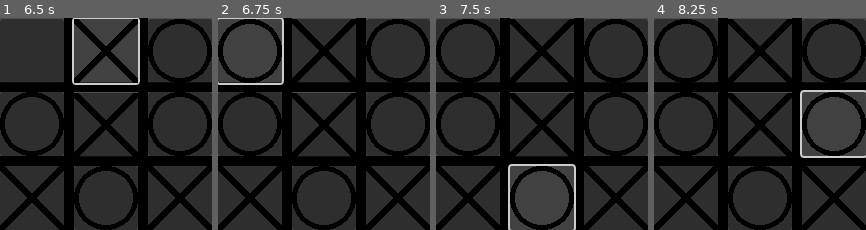
Above: before the commit, frames 1-4 (left to right).
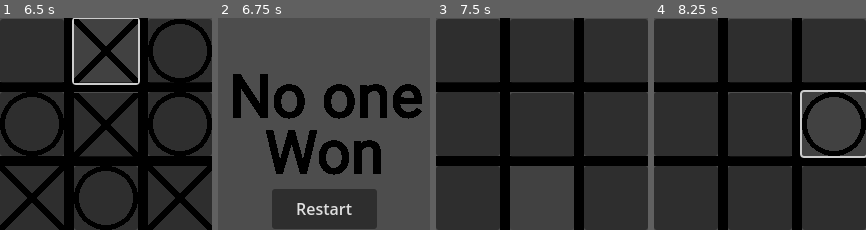
Above: after the commit, the same moments.

Repository: Kronicaler/Tic-Tac-Toe
Game: Godot game, scene res://node_2d.tscn
Same seed, same stepped clock (60 frames per second), same inputs: the game is played once before the commit and once after it.
Inputs (mouse positions are in pixels of both pictures, inside the frame that each line leads up to):
- Up to frame 1 (6.5 s): click (180, 124) at 0.5 s; click (106, 124) at 1.25 s; click (31, 124) at 2 s; click (180, 198) at 2.75 s; click (106, 198) at 3.5 s; click (31, 198) at 4.25 s; click (180, 51) at 5 s; click (106, 51) at 5.75 s
- Up to frame 2 (6.75 s): click (249, 51) at 6.5 s
- Up to frame 3 (7.5 s): click (542, 208) at 7.25 s, where only the run after the commit has a clickable "Restart"
- Up to frame 4 (8.25 s): click (834, 124) at 8 s

Frame 1 is identical in both runs. In frame 2, 81% of the frame differs, in the area x 0-100%, y 0-100%; in frame 3, 21%; in frame 4, 18%.

Commit message:
Fix ties

Diff:
--- a/board.gd
+++ b/board.gd
@@ -1,6 +1,6 @@
 extends Sprite2D
 
-enum State {circle, cross}
+enum State {circle, cross, none}
 
 var currently_playing: State = State.circle
 signal playing_signal(player: State)
@@ -25,9 +25,12 @@
 var top_left = $top_left
 
 func _ready():
+	for node in get_tree().get_nodes_in_group("board_tile"):
+		node.empty_pressed.connect(_on_empty_button_pressed)
+
 	playing_signal.emit(currently_playing)
 
-func _on_button_pressed() -> void:
+func _on_empty_button_pressed() -> void:
 	match currently_playing:
 		State.circle:
 			currently_playing = State.cross
@@ -37,6 +40,16 @@
 			playing_signal.emit(currently_playing)
 
 	var board = [[top_left,top,top_right], [left,center,right], [btm_left,btm,btm_right]]
+
+	var is_a_tie=true
+	for i in 3:
+		for j in 3:
+			if board[i][j].state==0:
+				is_a_tie=false
+				break
+
+	if is_a_tie:
+		game_over(State.none)
 
 	for i in 3:
 		if board[i][0].state == 1 && board[i][1].state == 1 && board [i][2].state == 1:
@@ -57,7 +70,7 @@
 	if board[0][2].state==2 && board[1][1].state==2 && board[2][0].state==2:
 		game_over(State.cross)
 
-func game_over(who_won:State):
+func game_over(who_won: State):
 	var board = [[top_left,top,top_right], [left,center,right], [btm_left,btm,btm_right]]
 
 	for i in 3:
@@ -69,5 +82,7 @@
 			self.texture=load("res://circle  won.png")
 		State.cross:
 			self.texture=load("res://cross  won.png")
+		State.none:
+			self.texture=load("res://no one won.png")
 
 	$"RestartButton".show()
--- a/button.gd
+++ b/button.gd
@@ -8,6 +8,8 @@
 var playing: Playing
 
 var sprite: Sprite2D
+
+signal empty_pressed
 
 func _ready():
 	sprite = $"Sprite2D"
@@ -25,5 +27,7 @@
 			sprite.texture = cross
 			state = State.cross
 
+	empty_pressed.emit()
+
 func _on_board_playing_signal(player: int) -> void:
 	playing = player
--- a/node_2d.tscn
+++ b/node_2d.tscn
@@ -13,7 +13,7 @@
 texture = ExtResource("1_wtcfe")
 script = ExtResource("2_epypp")
 
-[node name="right" type="Button" parent="Board"]
+[node name="right" type="Button" parent="Board" groups=["board_tile"]]
 offset_left = 42.0
 offset_top = -32.0
 offset_right = 106.0
@@ -24,7 +24,7 @@
 [node name="Sprite2D" type="Sprite2D" parent="Board/right"]
 centered = false
 
-[node name="center" type="Button" parent="Board"]
+[node name="center" type="Button" parent="Board" groups=["board_tile"]]
 offset_left = -32.0
 offset_top = -31.0
 offset_right = 32.0
@@ -35,7 +35,7 @@
 [node name="Sprite2D" type="Sprite2D" parent="Board/center"]
 centered = false
 
-[node name="left" type="Button" parent="Board"]
+[node name="left" type="Button" parent="Board" groups=["board_tile"]]
 offset_left = -106.0
 offset_top = -32.0
 offset_right = -42.0
@@ -46,7 +46,7 @@
 [node name="Sprite2D" type="Sprite2D" parent="Board/left"]
 centered = false
 
-[node name="btm_right" type="Button" parent="Board"]
+[node name="btm_right" type="Button" parent="Board" groups=["board_tile"]]
 offset_left = 42.0
 offset_top = 42.0
 offset_right = 106.0
@@ -57,7 +57,7 @@
 [node name="Sprite2D" type="Sprite2D" parent="Board/btm_right"]
 centered = false
 
-[node name="btm" type="Button" parent="Board"]
+[node name="btm" type="Button" parent="Board" groups=["board_tile"]]
 offset_left = -32.0
 offset_top = 42.0
 offset_right = 32.0
@@ -68,7 +68,7 @@
 [node name="Sprite2D" type="Sprite2D" parent="Board/btm"]
 centered = false
 
-[node name="btm_left" type="Button" parent="Board"]
+[node name="btm_left" type="Button" parent="Board" groups=["board_tile"]]
 offset_left = -106.0
 offset_top = 42.0
 offset_right = -42.0
@@ -79,7 +79,7 @@
 [node name="Sprite2D" type="Sprite2D" parent="Board/btm_left"]
 centered = false
 
-[node name="top_right" type="Button" parent="Board"]
+[node name="top_right" type="Button" parent="Board" groups=["board_tile"]]
 offset_left = 42.0
 offset_top = -105.0
 offset_right = 106.0
@@ -90,7 +90,7 @@
 [node name="Sprite2D" type="Sprite2D" parent="Board/top_right"]
 centered = false
 
-[node name="top" type="Button" parent="Board"]
+[node name="top" type="Button" parent="Board" groups=["board_tile"]]
 offset_left = -32.0
 offset_top = -105.0
 offset_right = 32.0
@@ -101,7 +101,7 @@
 [node name="Sprite2D" type="Sprite2D" parent="Board/top"]
 centered = false
 
-[node name="top_left" type="Button" parent="Board"]
+[node name="top_left" type="Button" parent="Board" groups=["board_tile"]]
 offset_left = -106.0
 offset_top = -105.0
 offset_right = -42.0
Binary file added: no one won.png
Not shown, added: no one won.png.import
